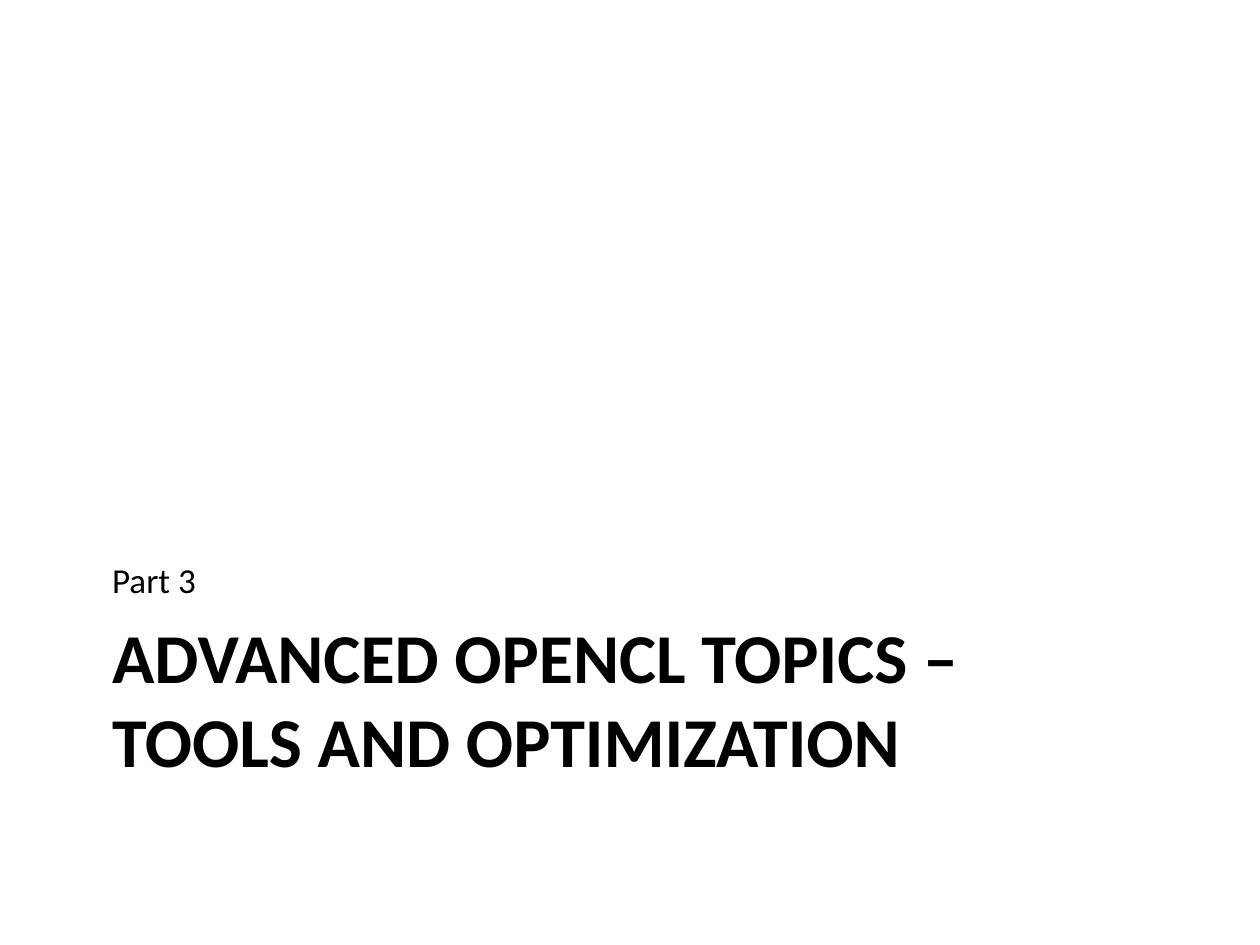
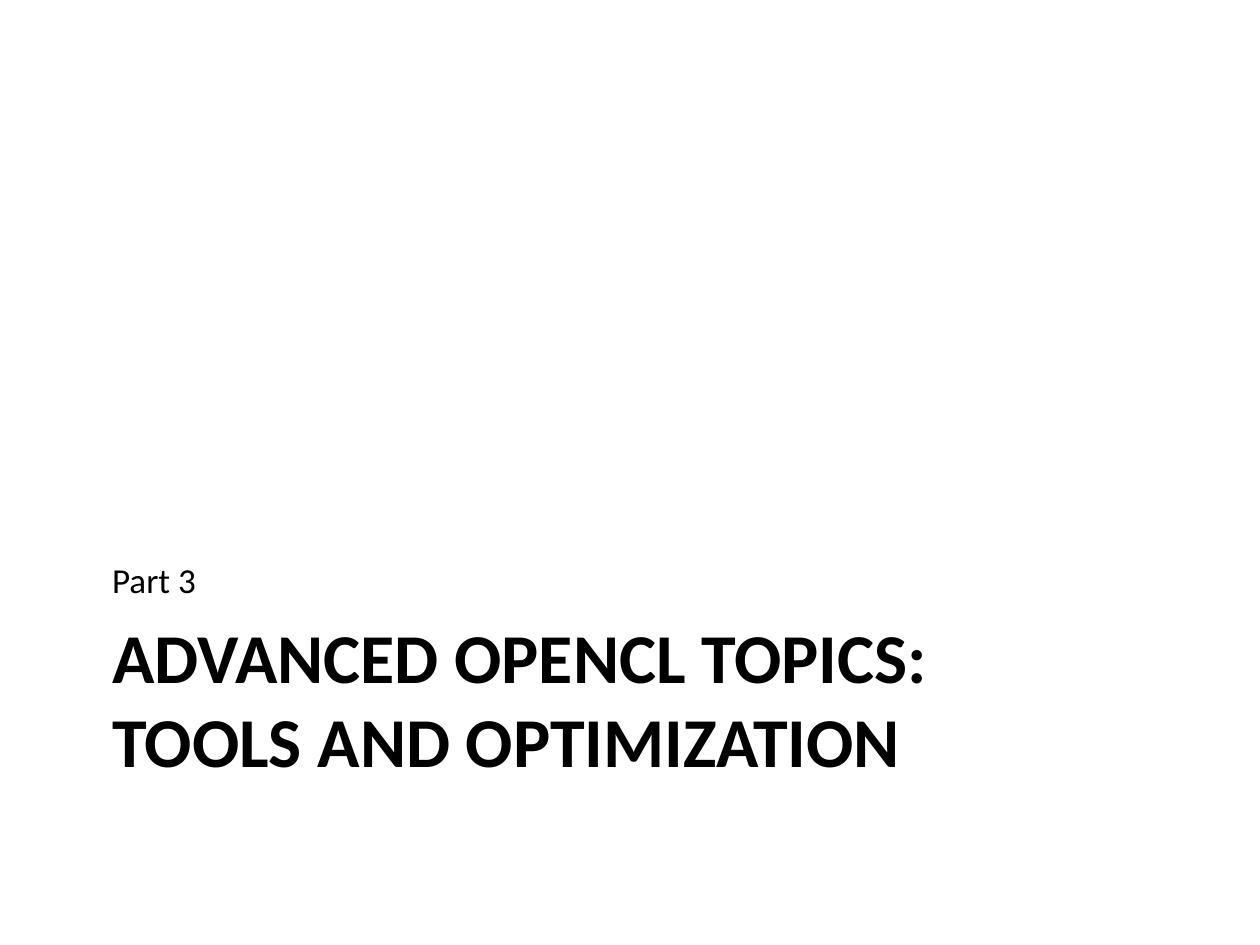
Before and after one commit to UoB-HPC/opencl-training-code, a slide deck: slide 1 of slides/advanced_part3.pptx. Drawn at 1260x945 pixels with LibreOffice and Linux fonts; fonts in the diff are those of the drawing. Boxes give left, top, right and bottom in pixels: in the first picture for what was removed or moved away, otherwise in the second. Text is boxed around its words. In the diff, an @@ line names an element or a change of style, - is before the commit and + after.

Commit message:
Fixed minor typos.

```diff
--- a/slides/advanced_part3.pptx
+++ b/slides/advanced_part3.pptx
@@ title at (x1=112, y1=637, x2=926, y2=768): text changed @@
-ADVANCED OPENCL TOPICS –
-TOOLS AND OPTIMIZATION
+ADVANCED OPENCL TOPICS:
+TOOLS AND OPTIMIZATION
```
